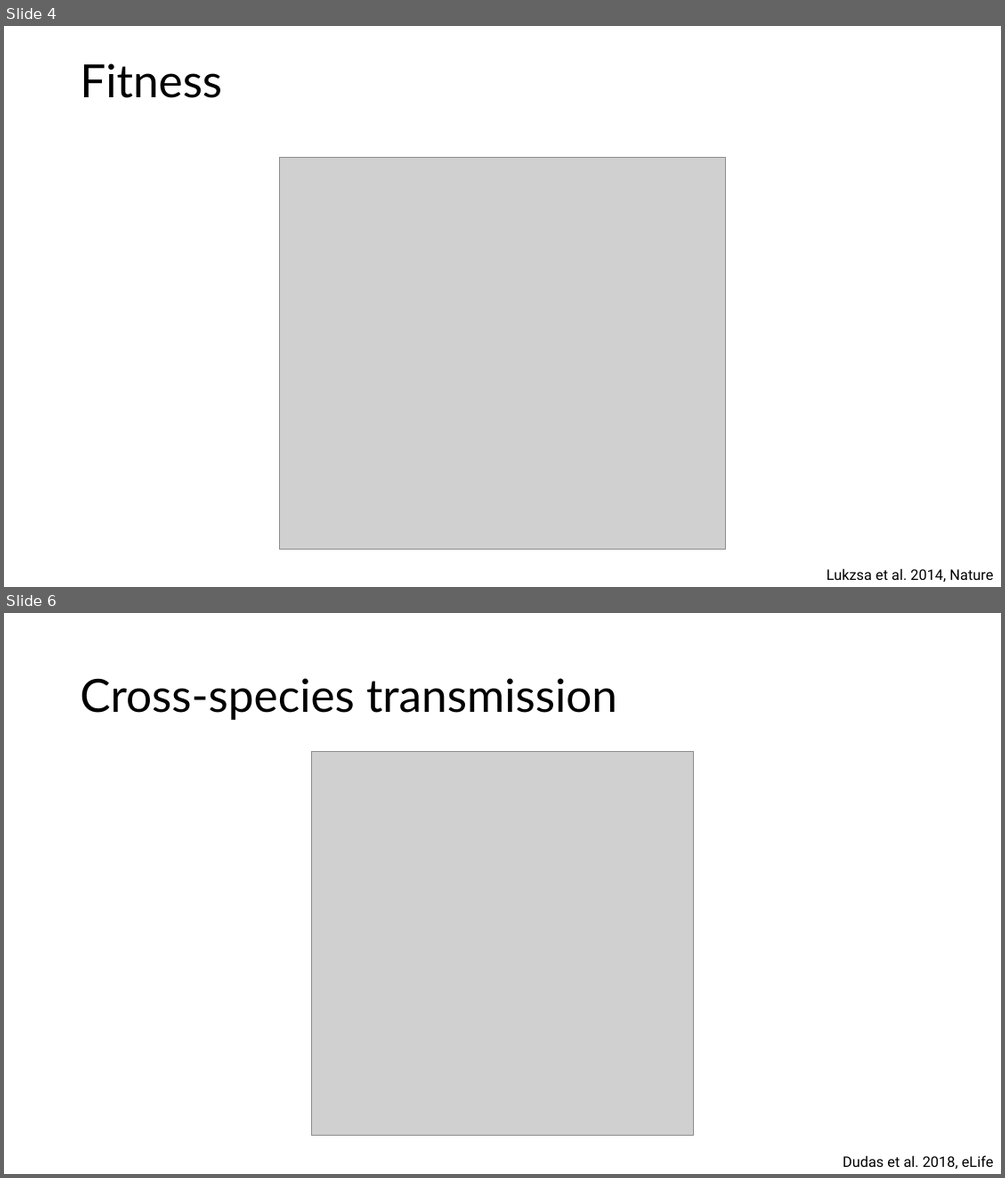
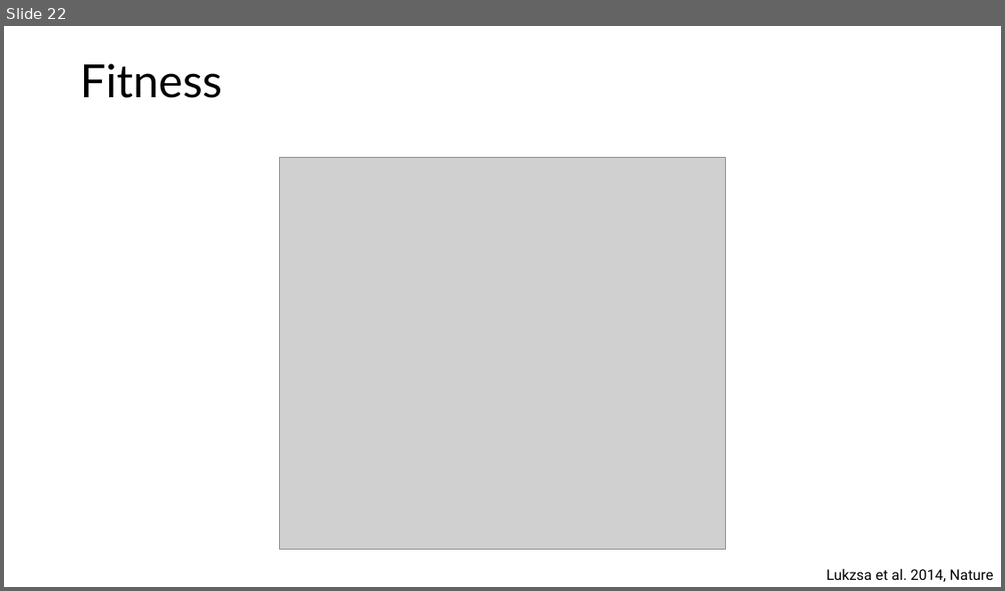
Before and after one commit to JuliaPalacios/SISMID_EvolutionaryDynamics, a slide deck: Lectures/other_apporaches.pptx. Shown one above the other, each under a label of ours: slides 4 and 6 before the commit, slide 22 after it; the slides between them are not shown. The pictures are 1005x1178 and 1005x591 pixels, drawn with LibreOffice and Linux fonts; fonts in the diff are those of the drawing; grey boxes stand for pictures. Boxes give left, top, right and bottom in pixels: in the first picture for what was removed or moved away, otherwise in the second. Text is boxed around its words. In the diff, an @@ line names an element or a change of style, - is before the commit and + after.

```diff
--- a/Lectures/other_apporaches.pptx
+++ b/Lectures/other_apporaches.pptx
@@ slide 6 removed at (4,613,1001,1174), background #FFFFFF @@
@@ title removed at (80,678,617,720) @@
-Cross-species transmission
@@ picture removed at (311,751,694,1135) @@
@@ text removed at (842,1155,994,1168) @@
-Dudas et al. 2018, eLife
@@ what was slide 4 is now slide 22 @@
```
Also in this commit, not shown: 10 slides added, 5 other slides removed, 1 other file.
